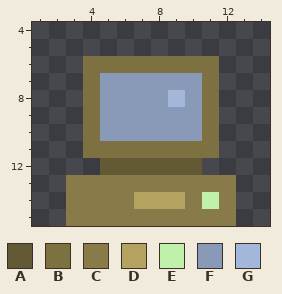
A pixel-art sprite gets an edit: textures/dell_front.png. The first picture shows the starting point.
The file is 16x16 pixels. Shown: x 1..14, y 4..15.
Palette (. is transparent): A #635a35  B #7d7141  C #887b49  D #b3a260  E #bff1ab  F #899ab8  G #a2b7da
Pixels before, first column x 3:
 6 .BBBBBBBB.
 7 .BFFFFFFB.
 8 .BFFFFGFB.
 9 .BFFFFFFB.
10 .BFFFFFFB.
11 .BBBBBBBB.
12 ..AAAAAA..
13 CCCCCCCCCC
14 CCCCDDDCEC
15 CCCCCCCCCC
The result:
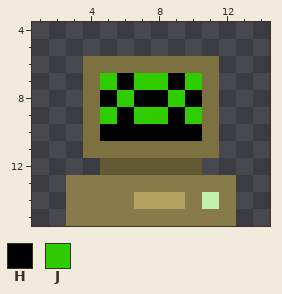
Colours new in this view: H #000000  J #2fcd00
Changes in this commit:
The edit turns colour F into colour H in row 7 at x 6 and 9; in row 8 at x 5, 7 to 8 and 10; in row 9 at x 6 and 9; in row 10 at x 5 to 10.
The edit turns colour F into colour J in row 7 at x 5, 7 to 8 and 10; in row 8 at x 6; in row 9 at x 5, 7 to 8 and 10.
The edit turns colour G into colour J in row 8 at x 9.
Where, in picture pixels (left, top, right, bottom), the same in both pictures:
changed: (100, 73, 202, 141)
